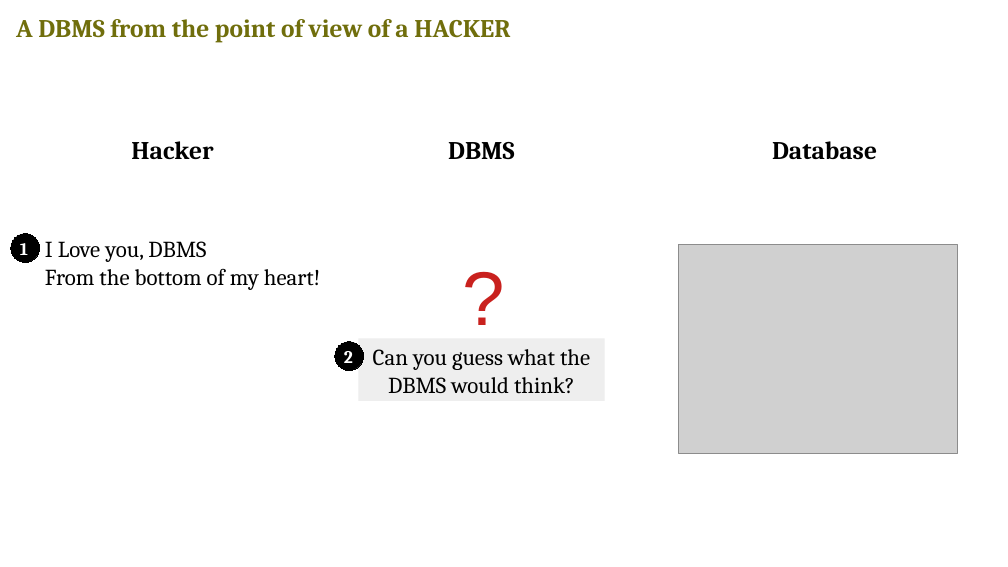
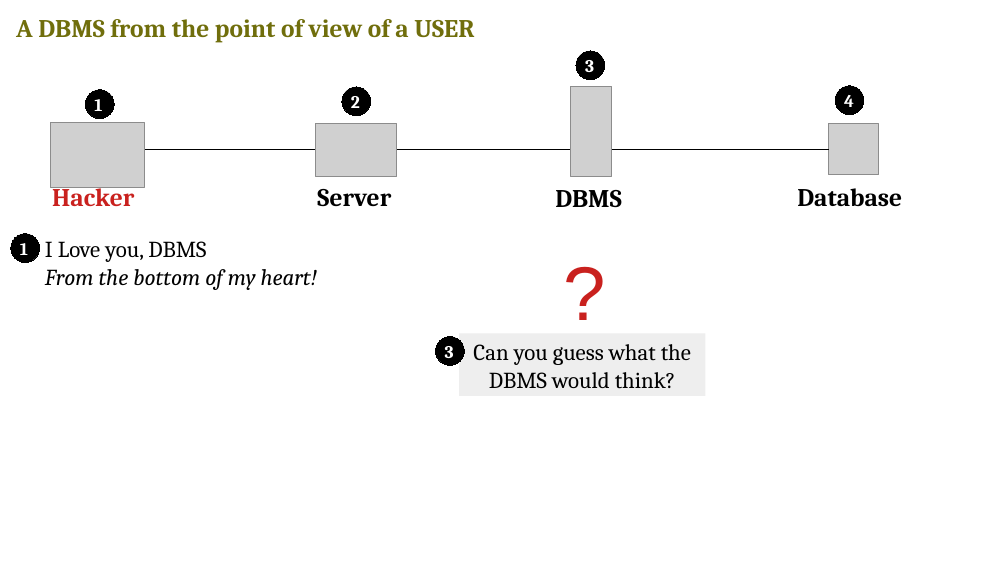
Before and after one commit to v-research/edu, a slide deck: slide 9 of second_year_2020/lesson_1/databases_dbms_sql.odp. Drawn at 1008x567 pixels with LibreOffice and Linux fonts; fonts in the diff are those of the drawing; grey boxes stand for pictures. Boxes give left, top, right and bottom in pixels: in the first picture for what was removed or moved away, otherwise in the second. Text is boxed around its words. In the diff, an @@ line names an element or a change of style, - is before the commit and + after.

```diff
--- a/second_year_2020/lesson_1/databases_dbms_sql.odp
+++ b/second_year_2020/lesson_1/databases_dbms_sql.odp
@@ text at [16, 19, 474, 43]: text changed @@
-A DBMS from the point of view of a HACKER
+A DBMS from the point of view of a USER
@@ ellipse added at [576, 51, 605, 80], fill #000000, outline #000000 0 pt @@
@@ text "2": place and size @@
-text "2" at [344, 351, 353, 363]
+text "2" at [351, 96, 360, 108]
@@ ellipse added at [342, 87, 370, 115], fill #000000, outline #000000 0 pt @@
@@ picture added at [571, 86, 612, 177] @@
@@ text added at [585, 60, 594, 72], 14 pt, text #FFFFFF, bold @@
+3
@@ ellipse added at [835, 86, 863, 114], fill #000000, outline #000000 0 pt @@
@@ ellipse added at [85, 90, 113, 118], fill #000000, outline #000000 0 pt @@
@@ text added at [94, 99, 102, 111], 14 pt, text #FFFFFF, bold @@
+1
@@ text added at [844, 95, 854, 107], 14 pt, text #FFFFFF, bold @@
+4
@@ picture added at [51, 123, 145, 188] @@
@@ line added from (141, 149) to (829, 149), #000000 0 pt @@
@@ picture added at [316, 123, 397, 177] @@
@@ picture: place and size @@
-picture at [679, 245, 958, 454]
+picture at [829, 124, 879, 176]
@@ text "Hacker": place and size @@
-text "Hacker" at [131, 141, 213, 159]
+text "Hacker" at [52, 187, 134, 206]
@@ text "Hacker" at [52, 187, 134, 206]: text colour #000000 to #C9211E @@
@@ text "DBMS": place and size @@
-text "DBMS" at [448, 142, 515, 159]
+text "DBMS" at [555, 190, 622, 207]
@@ text "Database": place and size @@
-text "Database" at [772, 141, 877, 160]
+text "Database" at [797, 188, 902, 207]
@@ text added at [317, 189, 391, 206], 20 pt, text #000000, bold @@
+Server
@@ text at [45, 269, 317, 290]: italic on in "From the bottom of my heart!" @@
@@ 1 rectangle, 1 text, 1 ellipse: place and size @@
-1 rectangle, 1 text, 1 ellipse at [335, 245, 605, 402]
+1 rectangle, 1 text, 1 ellipse at [435, 240, 705, 397]
@@ text added at [445, 346, 454, 358], 14 pt, text #FFFFFF, bold @@
+3
```
Also in this commit, not shown: 5 other slides changed, 2 slides added.
